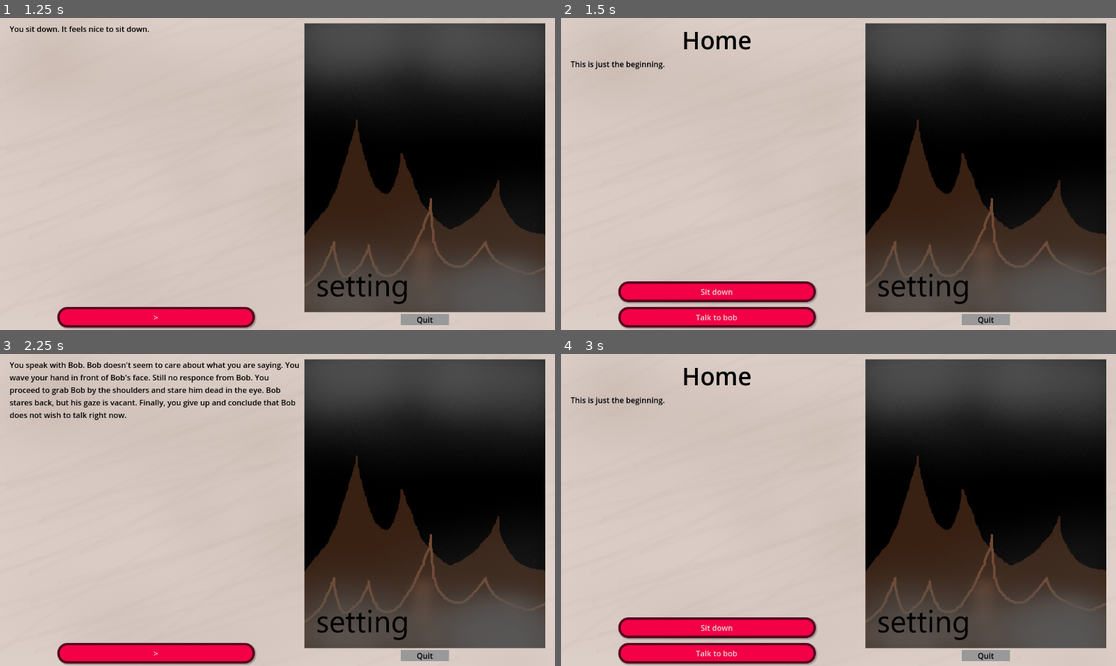
Above: before the commit, frames 1-4 (two rows, left to right).
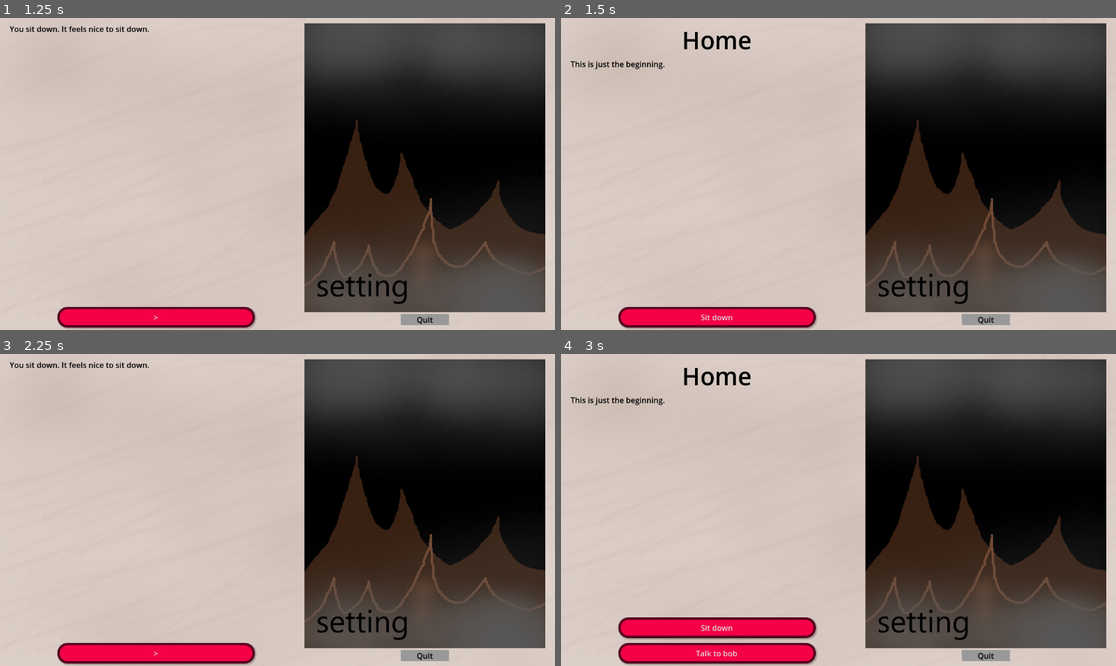
Above: after the commit, the same moments.

Repository: Kurooco/TextGameFA25
Game: Godot game, scene res://card.tscn
Same seed, same stepped clock (60 frames per second), same inputs: the game is played once before the commit and once after it.
Inputs:
- Up to frame 1 (1.25 s): click "Sit down" at 0.5 s
- Up to frame 2 (1.5 s): click ">" at 1.25 s
- Up to frame 3 (2.25 s): click "Talk to bob" (after the commit: "Sit down") at 2 s
- Up to frame 4 (3 s): click ">" at 2.75 s

Frame 1 is identical in both runs. In frame 2, 2.6% of the frame differs, in the area x 10-47%, y 84-97%; in frame 3, 2.0%; in frame 4, nothing differs.

Commit message:
made variable manipulation system

Diff:
--- a/card.gd
+++ b/card.gd
@@ -3,7 +3,7 @@
 @onready var title = $PanelContainer/MarginContainer/HBoxContainer/VBoxContainer/Title
 @onready var description = $PanelContainer/MarginContainer/HBoxContainer/VBoxContainer/Description
 @onready var options = $PanelContainer/MarginContainer/HBoxContainer/VBoxContainer/Options
-var vars = {"cool": 5, "nice": "yeah", "sit": "no"}
+var vars = {"cool": 0, "nice": "yeah", "sit": false}
 var test = 5
 
 func _ready():
@@ -25,8 +25,6 @@
 			e.parse(condition, vars.keys())
 			if(not e.has_execute_failed() && !e.execute(vars.values())):
 				continue
-			else:
-				print("Something went wrong.")
 		var button = load("res://option_button.tscn").instantiate()
 		button.link = link
 		button.option_selected.connect(set_display)
@@ -35,8 +33,15 @@
 
 
 func set_variables(link: Link):
-	for v in link.set_vars.keys():
-		vars[v] = link.set_vars[v]
+	for v in link.set_vars:
+		var val = v.value
+		match v.operator:
+			0:
+				vars[v.var_name] = val
+			6:
+				vars[v.var_name] += val
+			7:
+				vars[v.var_name] -= val
 
 
 func remove_options():
--- a/cards/card0.tres
+++ b/cards/card0.tres
@@ -1,21 +1,27 @@
-[gd_resource type="Resource" script_class="DisplayCard" load_steps=5 format=3 uid="uid://dd0wejtfn4mrk"]
+[gd_resource type="Resource" script_class="DisplayCard" load_steps=7 format=3 uid="uid://dd0wejtfn4mrk"]
 
 [ext_resource type="Script" uid="uid://dghj0x8kiagub" path="res://link.gd" id="1_10lgo"]
+[ext_resource type="Script" uid="uid://dsoknhdw20uug" path="res://variable_manipulation.gd" id="2_kjuh5"]
 [ext_resource type="Script" uid="uid://c032ttp4qelp0" path="res://display_card.gd" id="2_udxgx"]
+
+[sub_resource type="Resource" id="Resource_kjuh5"]
+script = ExtResource("2_kjuh5")
+var_name = "cool"
+operator = 6
+value = 1
+metadata/_custom_type_script = "uid://dsoknhdw20uug"
 
 [sub_resource type="Resource" id="Resource_10lgo"]
 script = ExtResource("1_10lgo")
 description = "Sit down"
 destination = "res://cards/card1.tres"
-set_vars = Dictionary[String, String]({
-"sit": "yes"
-})
+set_vars = Array[ExtResource("2_kjuh5")]([SubResource("Resource_kjuh5")])
 
 [sub_resource type="Resource" id="Resource_udxgx"]
 script = ExtResource("1_10lgo")
 description = "Talk to bob"
 destination = "res://cards/card2.tres"
-condition = "sit == \"yes\""
+condition = "cool == 2"
 
 [resource]
 script = ExtResource("2_udxgx")
--- a/link.gd
+++ b/link.gd
@@ -4,4 +4,4 @@
 @export var description : String
 @export var destination : String
 @export var condition : String
-@export var set_vars : Dictionary[String, String]
+@export var set_vars : Array[VariableManipulation]
--- /dev/null
+++ b/new_resource.tres
@@ -0,0 +1,11 @@
+[gd_resource type="Resource" script_class="VariableManipulation" load_steps=2 format=3 uid="uid://d1vphrtf0t4ef"]
+
+[ext_resource type="Script" uid="uid://dsoknhdw20uug" path="res://variable_manipulation.gd" id="1_g5ko2"]
+
+[resource]
+script = ExtResource("1_g5ko2")
+type = 2
+var_name = "cool"
+operator = 6
+value = 1
+metadata/_custom_type_script = "uid://dsoknhdw20uug"
--- /dev/null
+++ b/variable_manipulation.gd
@@ -0,0 +1,6 @@
+extends Resource
+class_name VariableManipulation
+
+@export var var_name : String
+@export var operator : Variant.Operator
+@export var value : Variant
Not shown, added: variable_manipulation.gd.uid
